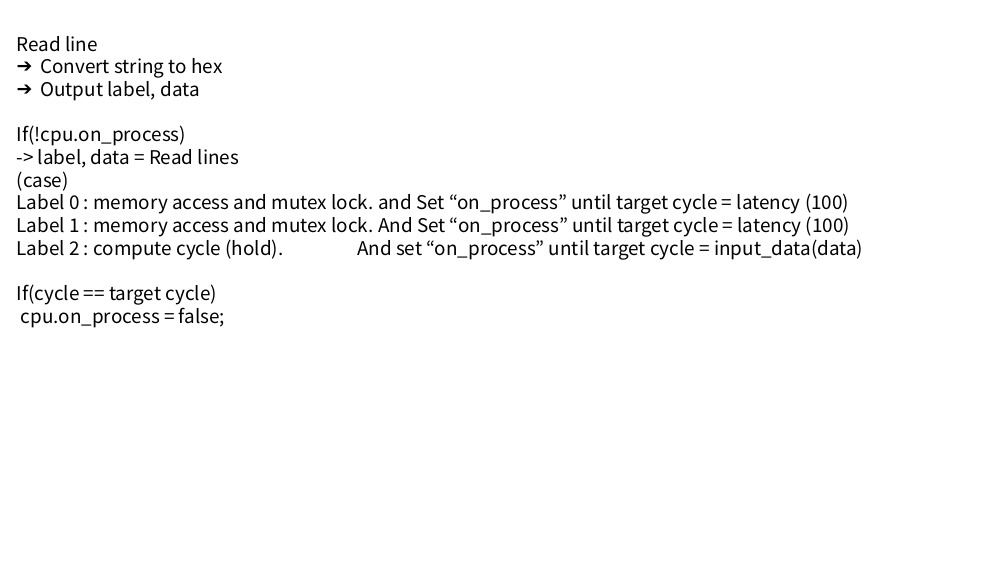
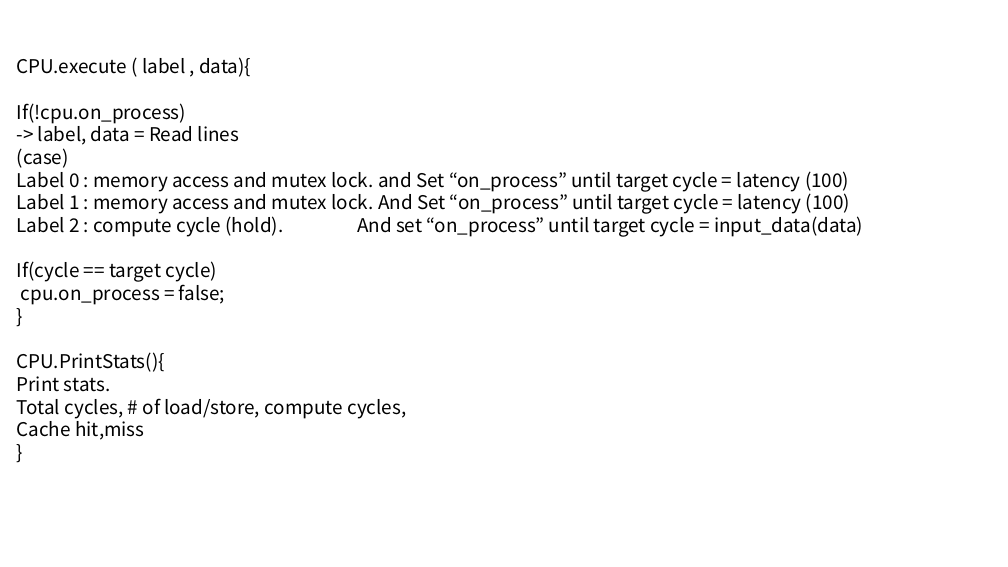
Before and after one commit to GillchLee/CS4223, a slide deck: slide 7 of assignment2/Assignment2.pptx. Drawn at 1008x567 pixels with LibreOffice and Linux fonts; fonts in the diff are those of the drawing. Boxes give left, top, right and bottom in pixels: in the first picture for what was removed or moved away, otherwise in the second. Text is boxed around its words. In the diff, an @@ line names an element or a change of style, - is before the commit and + after.

Commit message:
Execute cpu

```diff
--- a/assignment2/Assignment2.pptx
+++ b/assignment2/Assignment2.pptx
@@ text at (17,57,251,77): text changed @@
-Read line
-➔ Convert string to hex
-➔ Output label, data
+CPU.execute ( label , data){
@@ text at (17,352,406,440): paragraphs added @@
+}
+CPU.PrintStats(){
+Print stats.
+Total cycles, # of load/store, compute cycles,
+Cache hit,miss
+}
```
Also in this commit, not shown: 1 other slide changed, 3 slides added, 1 slide removed.
